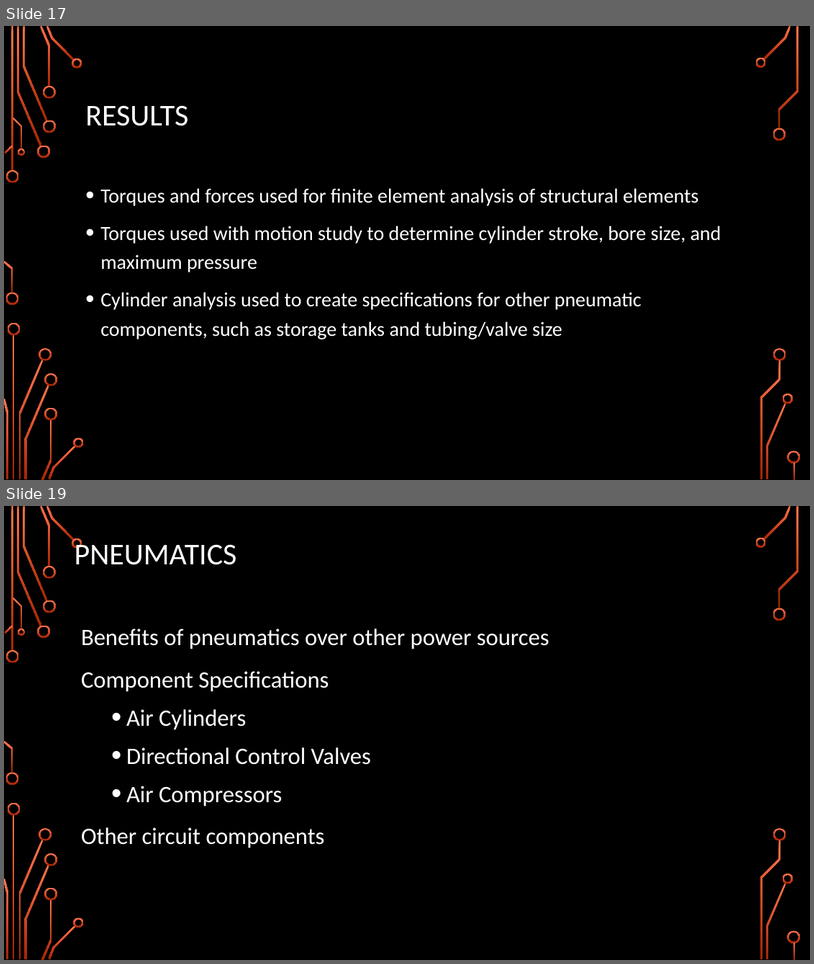
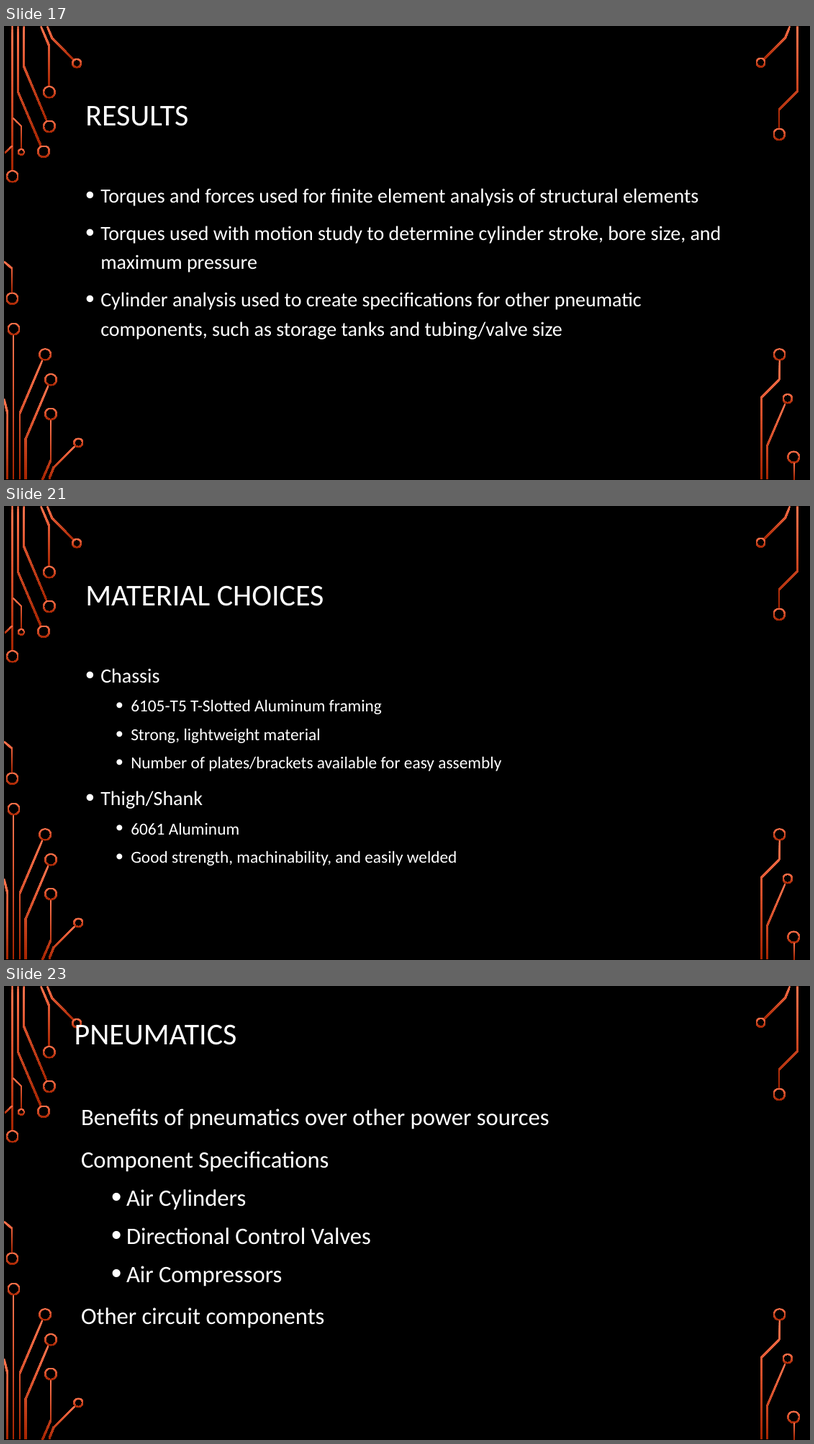
Before and after one commit to Logiant/AgileRoboticControls, a slide deck: Documentation/Presentation/Design Presentation/Design Presentation.pptx. Shown one above the other, each under a label of ours: slides 17 and 19 before the commit, slides 17, 21 and 23 after it; the slides between them are not shown. The pictures are 814x964 and 814x1444 pixels, drawn with LibreOffice and Linux fonts; fonts in the diff are those of the drawing; background and template pictures are left out. Boxes give left, top, right and bottom in pixels: in the first picture for what was removed or moved away, otherwise in the second. Text is boxed around its words. In the diff, an @@ line names an element or a change of style, - is before the commit and + after.

```diff
--- a/Documentation/Presentation/Design Presentation/Design Presentation.pptx
+++ b/Documentation/Presentation/Design Presentation/Design Presentation.pptx
@@ slide 21 added at [4, 506, 810, 960], background picture (left out); not listed: 36 template elements that a slide beside it also shows @@
@@ title added at [85, 585, 324, 606], 36 pt, text #FFFFFF @@
+MATERIAL CHOICES
@@ text added at [100, 668, 502, 865], 20 pt, text #FFFFFF @@
+• Chassis
+  • 6105-T5 T-Slotted Aluminum framing
+  • Strong, lightweight material
+  • Number of plates/brackets available for easy assembly
+• Thigh/Shank
+  • 6061 Aluminum
+  • Good strength, machinability, and easily welded
@@ what was slide 19 is now slide 23 @@
```
Also in this commit, not shown: 4 other slides added, 1 slide removed.
